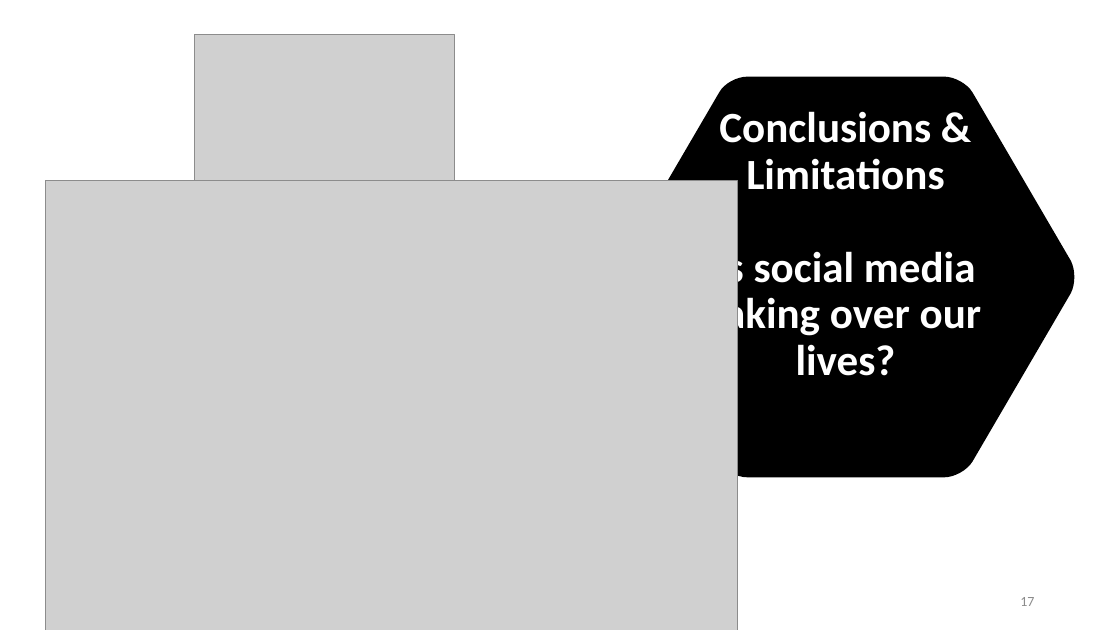
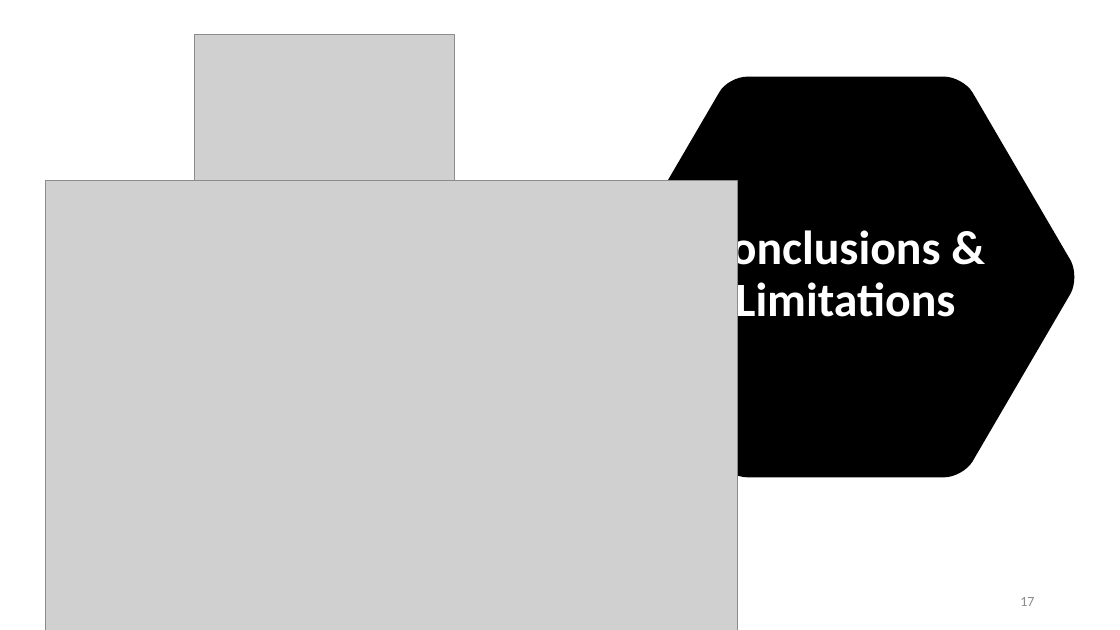
Before and after one commit to stephen823/Group_Project_1-How-Does-Social-Media-Impact-Our-Live, a slide deck: slide 17 of 002 - Deliverables/Social_Media_v0.01.pptx. Drawn at 1120x630 pixels with LibreOffice and Linux fonts; fonts in the diff are those of the drawing; grey boxes stand for pictures. Boxes give left, top, right and bottom in pixels: in the first picture for what was removed or moved away, otherwise in the second. Text is boxed around its words. In the diff, an @@ line names an element or a change of style, - is before the commit and + after.

```diff
--- a/002 - Deliverables/Social_Media_v0.01.pptx
+++ b/002 - Deliverables/Social_Media_v0.01.pptx
@@ title at (706,224,955,328): text changed; size 36.9 to 41 pt @@
-Conclusions & Limitations
-Is social media taking over our lives?
+Conclusions & Limitations
```
Also in this commit, not shown: 1 other slide changed, 2 other files.
